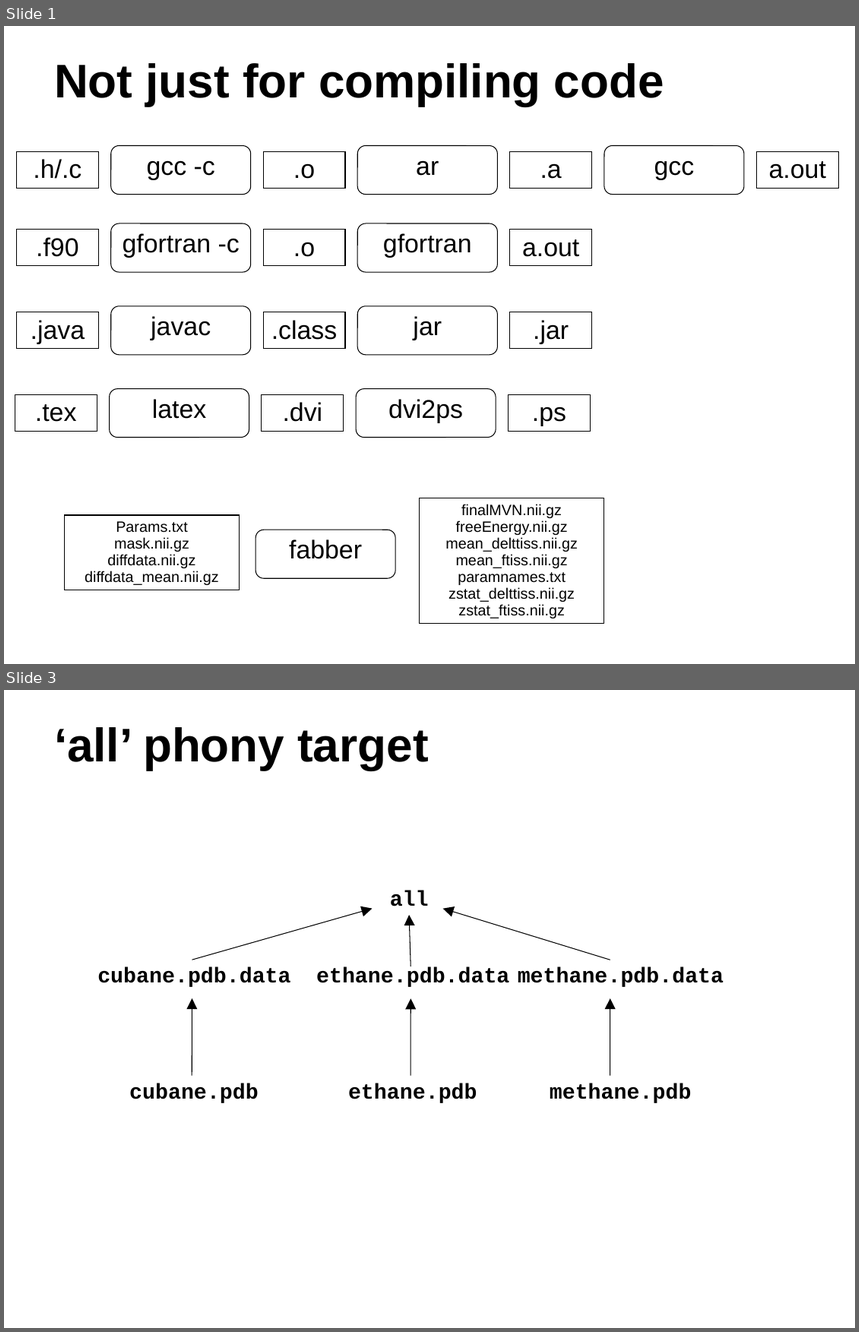
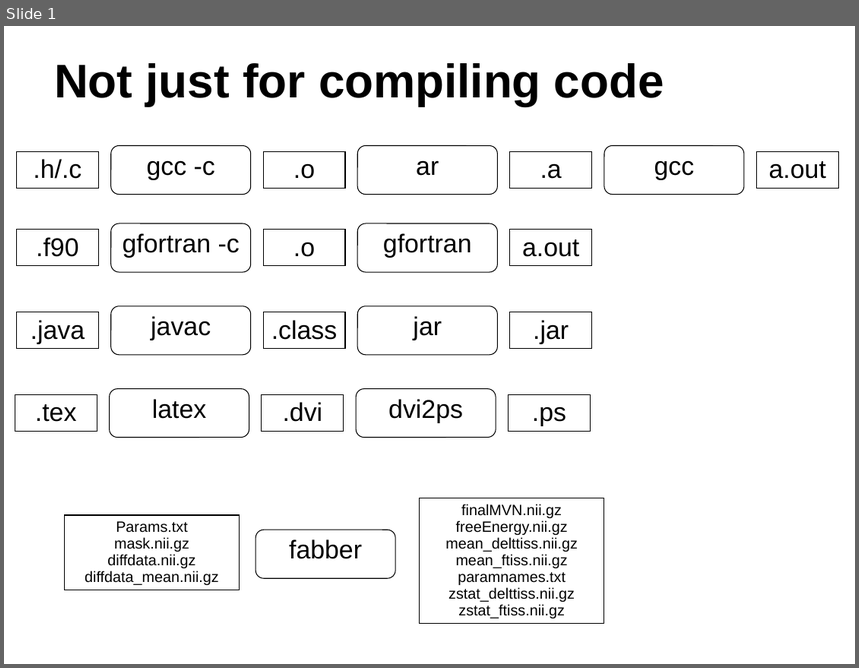
Before and after one commit to hpcarcher/2014-09-16-imperial, a slide deck: archer/make/AutomationMakeImages.ppt. Shown one above the other, each under a label of ours: slides 1 and 3 before the commit, slide 1 after it; the slides between them are not shown. The pictures are 859x1332 and 859x668 pixels, drawn with LibreOffice and Linux fonts; fonts in the diff are those of the drawing. Boxes give left, top, right and bottom in pixels: in the first picture for what was removed or moved away, otherwise in the second. Text is boxed around its words. In the diff, an @@ line names an element or a change of style, - is before the commit and + after.

```diff
--- a/archer/make/AutomationMakeImages.ppt
+++ b/archer/make/AutomationMakeImages.ppt
@@ slide 3 removed at (4, 690, 855, 1328), background #FFFFFF @@
@@ title removed at (54, 727, 428, 770) @@
-‘all’ phony target
@@ text removed at (390, 891, 429, 907) @@
-all
@@ arrow removed from (192, 961) to (373, 909) @@
@@ arrow removed from (411, 967) to (410, 915) @@
@@ arrow removed from (610, 961) to (443, 909) @@
@@ text removed at (97, 967, 291, 987) @@
-cubane.pdb.data
@@ text removed at (316, 967, 509, 987) @@
-ethane.pdb.data
@@ text removed at (518, 967, 724, 987) @@
-methane.pdb.data
@@ arrow removed from (192, 1075) to (192, 999) @@
@@ arrow removed from (411, 1076) to (411, 999) @@
@@ arrow removed from (610, 1075) to (610, 999) @@
@@ text removed at (129, 1084, 259, 1103) @@
-cubane.pdb
@@ text removed at (348, 1084, 477, 1103) @@
-ethane.pdb
@@ text removed at (550, 1084, 692, 1103) @@
-methane.pdb
```
Also in this commit, not shown: 2 other slides removed, 1 other file.
